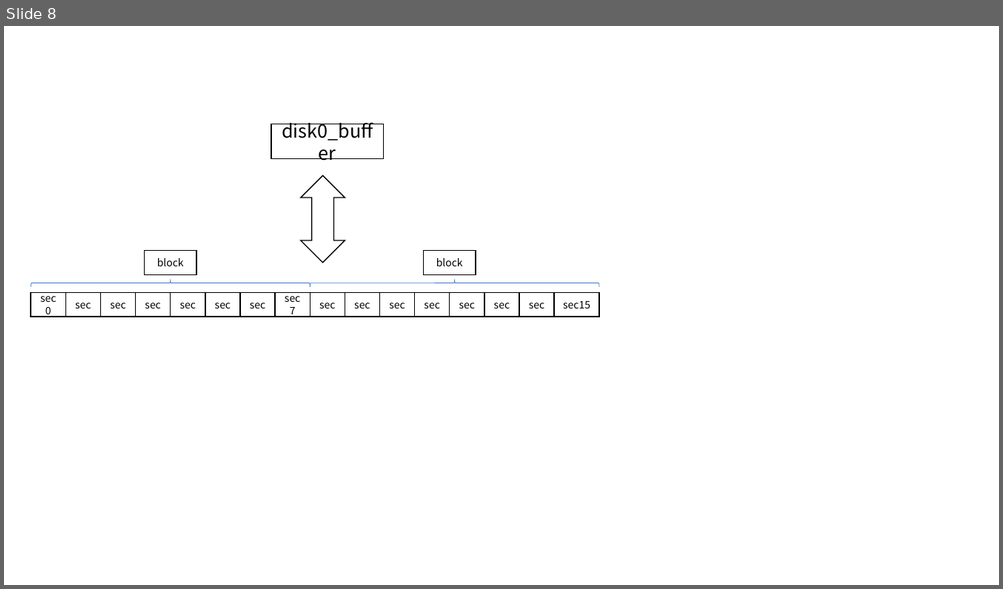
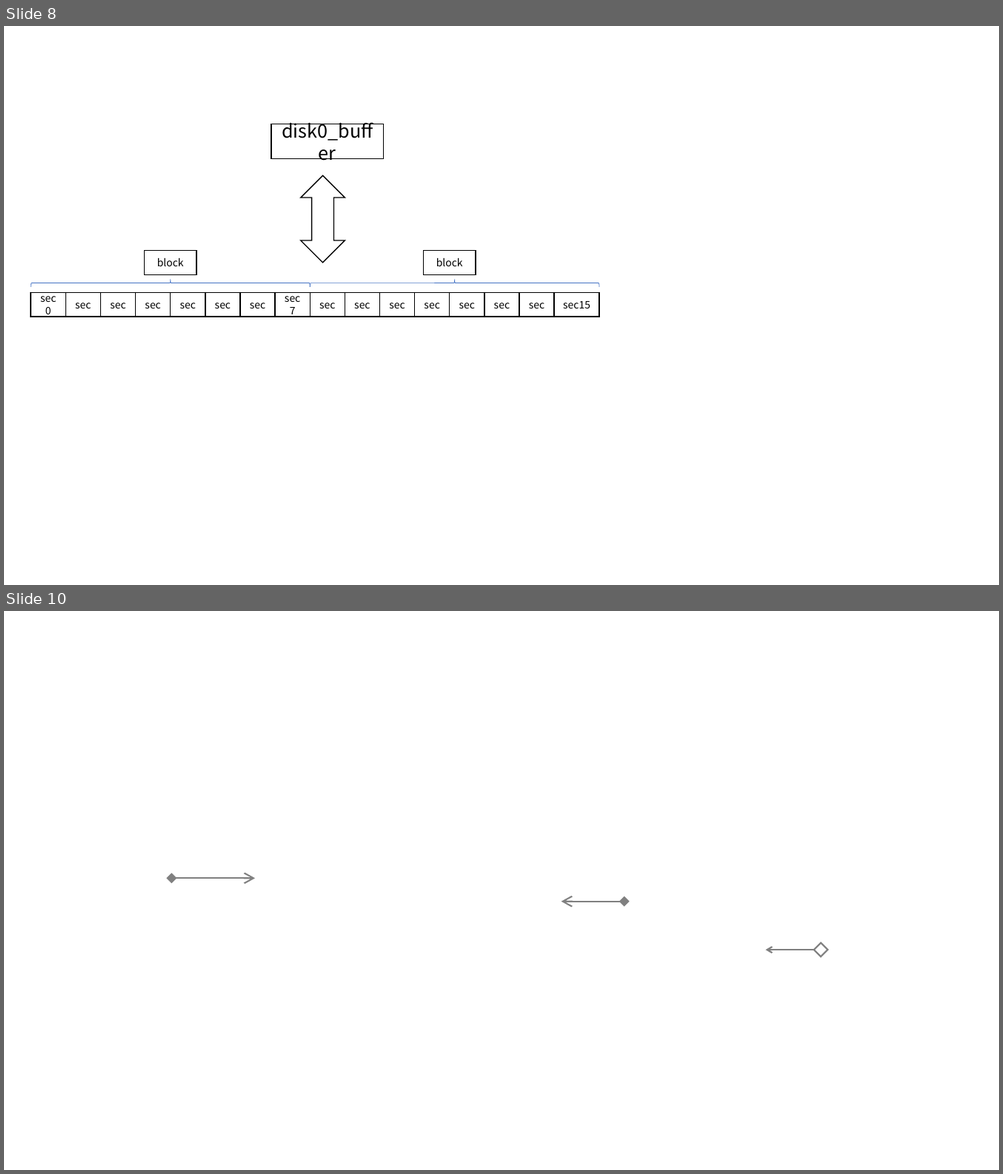
Before and after one commit to libinyl/lcore, a slide deck: ppts/文件系统.pptx. Shown one above the other, each under a label of ours: slide 8 before the commit, slides 8 and 10 after it; the slides between them are not shown. The pictures are 1003x589 and 1003x1174 pixels, drawn with LibreOffice and Linux fonts; fonts in the diff are those of the drawing; background and template pictures are left out. Boxes give left, top, right and bottom in pixels: in the first picture for what was removed or moved away, otherwise in the second. Text is boxed around its words. In the diff, an @@ line names an element or a change of style, - is before the commit and + after.

```diff
--- a/ppts/文件系统.pptx
+++ b/ppts/文件系统.pptx
@@ slide 10 added at [4, 611, 999, 1170], background picture (left out) @@
@@ double arrow added from (172, 878) to (255, 878), #808080 1.5 pt @@
@@ double arrow added from (624, 902) to (561, 902), #808080 1.5 pt @@
@@ diamond added at [814, 943, 828, 957], outline #808080 1.5 pt @@
@@ arrow added from (814, 950) to (765, 950), #808080 1.5 pt @@
```
Also in this commit, not shown: 1 slide changed, 2 other slides added, 1 slide removed, 21 other files.
